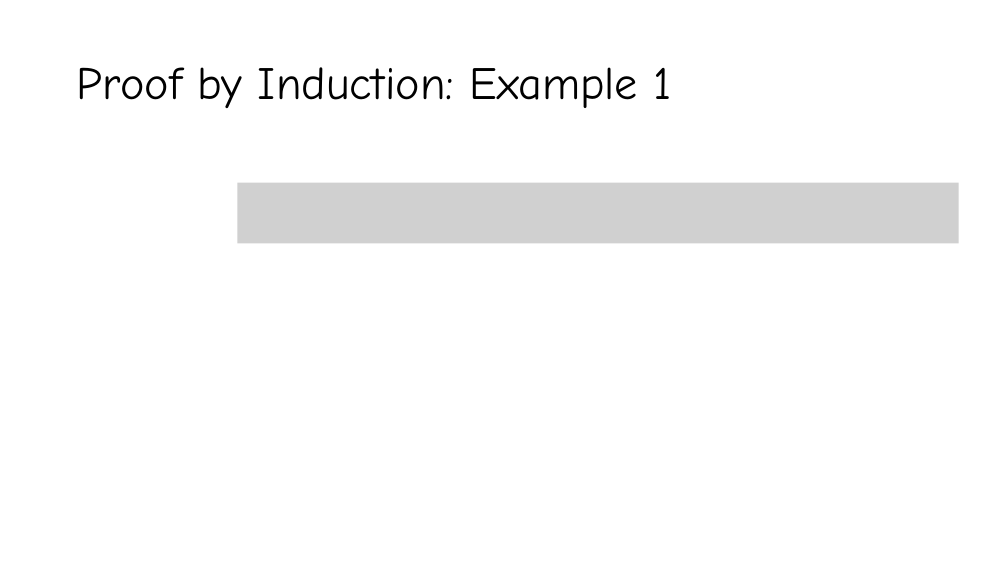
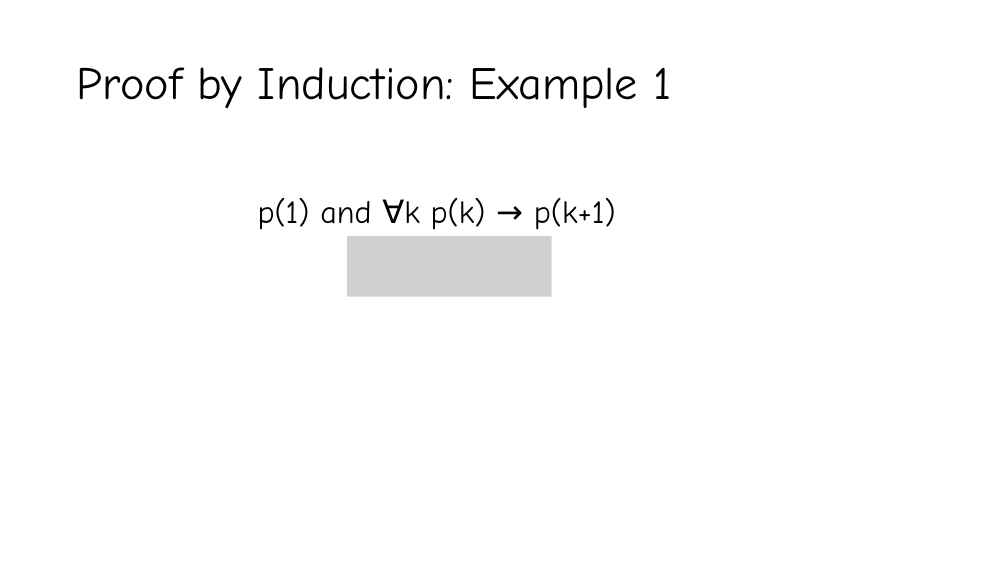
Before and after one commit to YeasirRayhanPrince/yeasirrayhanprince.github.io, a slide deck: slide 52 of cse106/slides/3. Proofs.pptx (slide 53 before the commit). Drawn at 1008x567 pixels with LibreOffice and Linux fonts; fonts in the diff are those of the drawing; grey boxes stand for pictures. Boxes give left, top, right and bottom in pixels: in the first picture for what was removed or moved away, otherwise in the second. Text is boxed around its words. In the diff, an @@ line names an element or a change of style, - is before the commit and + after.

Commit message:
updated_proofs

```diff
--- a/cse106/slides/3. Proofs.pptx
+++ b/cse106/slides/3. Proofs.pptx
@@ picture removed at [237, 183, 959, 244] @@
@@ text added at [258, 198, 616, 230], 30.6 pt, text #000000 @@
+p(1) and ∀k p(k) → p(k+1)
@@ picture added at [347, 236, 552, 297] @@
```
Also in this commit, not shown: 10 other slides changed, 1 slide removed, 2 other files.
